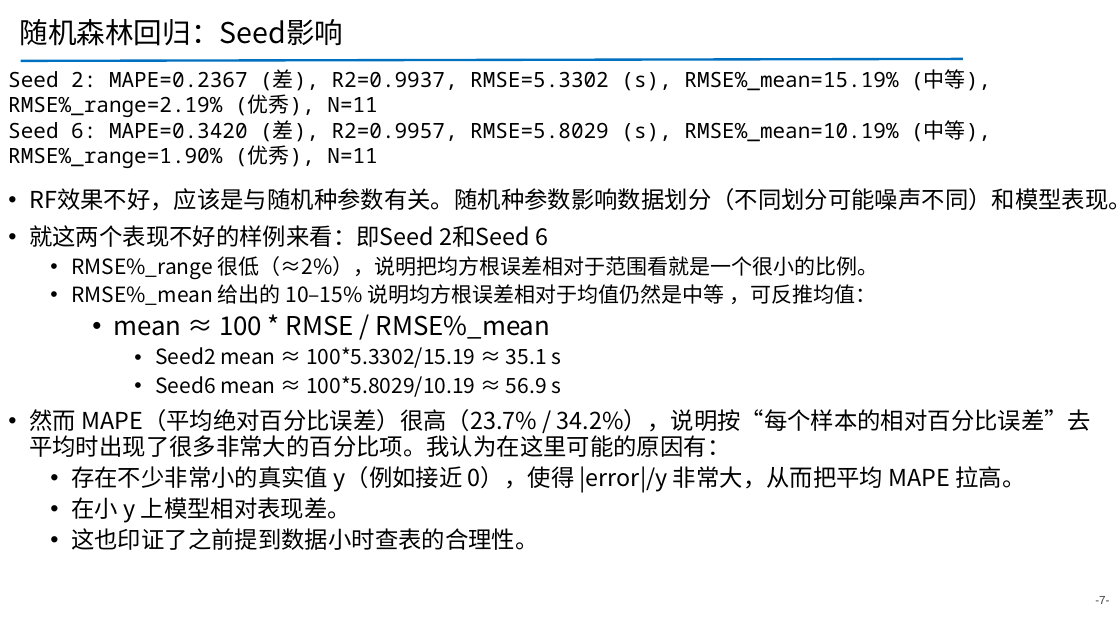
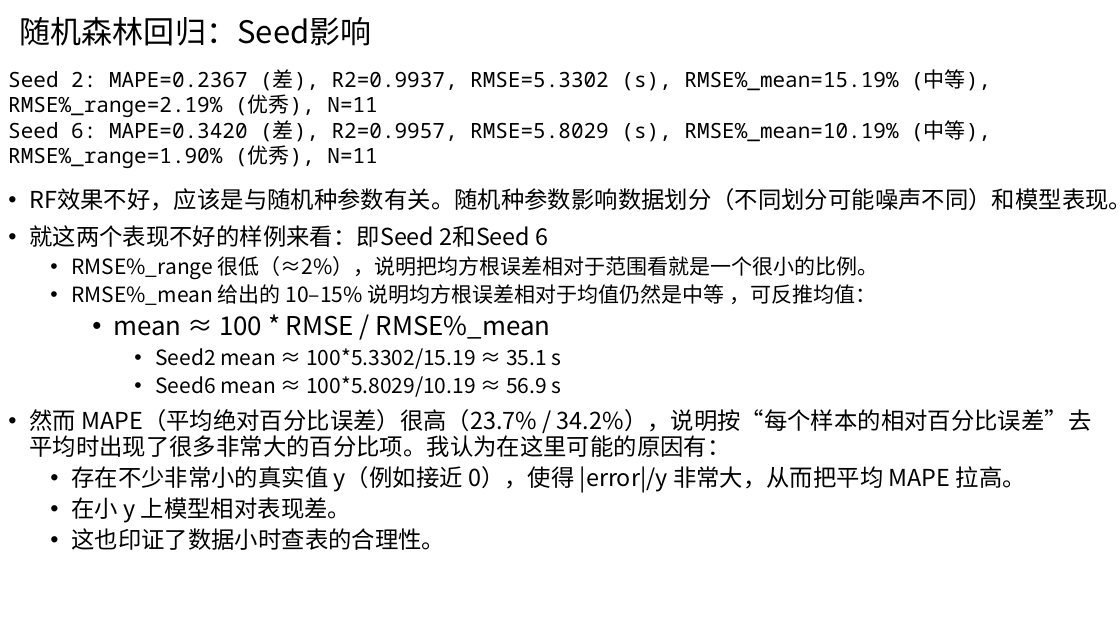
Before and after one commit to AE-26710/Time-Prediction, a slide deck: slide 7 of 20251106-同平台runtime预测-金.pptx. Drawn at 1120x630 pixels with LibreOffice and Linux fonts; fonts in the diff are those of the drawing. Boxes give left, top, right and bottom in pixels: in the first picture for what was removed or moved away, otherwise in the second. Text is boxed around its words. In the diff, an @@ line names an element or a change of style, - is before the commit and + after.

```diff
--- a/20251106-同平台runtime预测-金.pptx
+++ b/20251106-同平台runtime预测-金.pptx
@@ text "随机森林回归：Seed影响" at [20, 17, 372, 46]: size 24.5 to 26.6 pt; line spacing 0.9 to 0.8 @@
@@ line removed from (21, 60) to (963, 59) @@
@@ text at [71, 528, 445, 550]: text changed @@
-  • 这也印证了之前提到数据小时查表的合理性。
+  • 这也印证了数据小时查表的合理性。
@@ page number removed at [1095, 596, 1109, 604] @@
--7-
```
Also in this commit, not shown: 34 other slides changed, 1 slide added, 5 other files.
